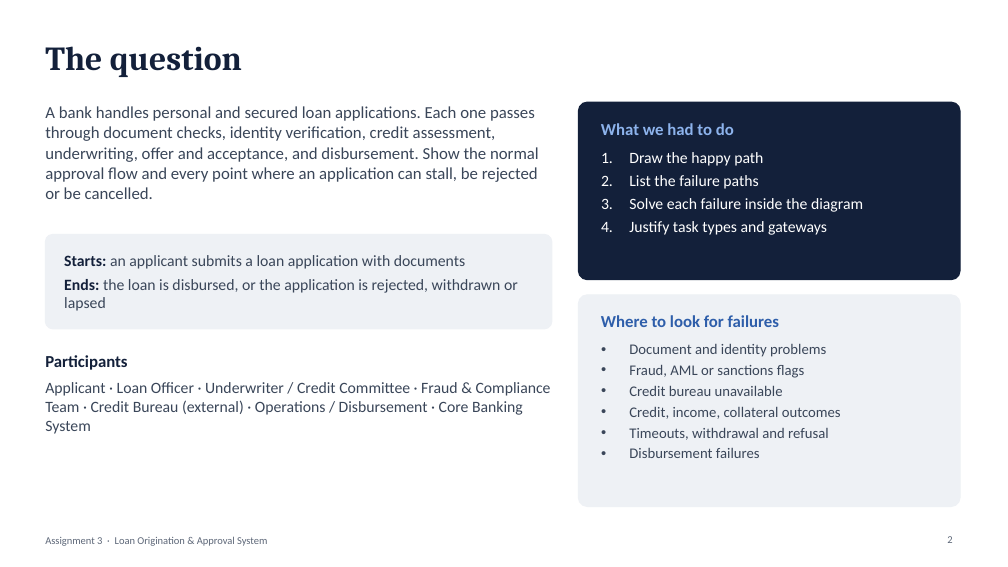
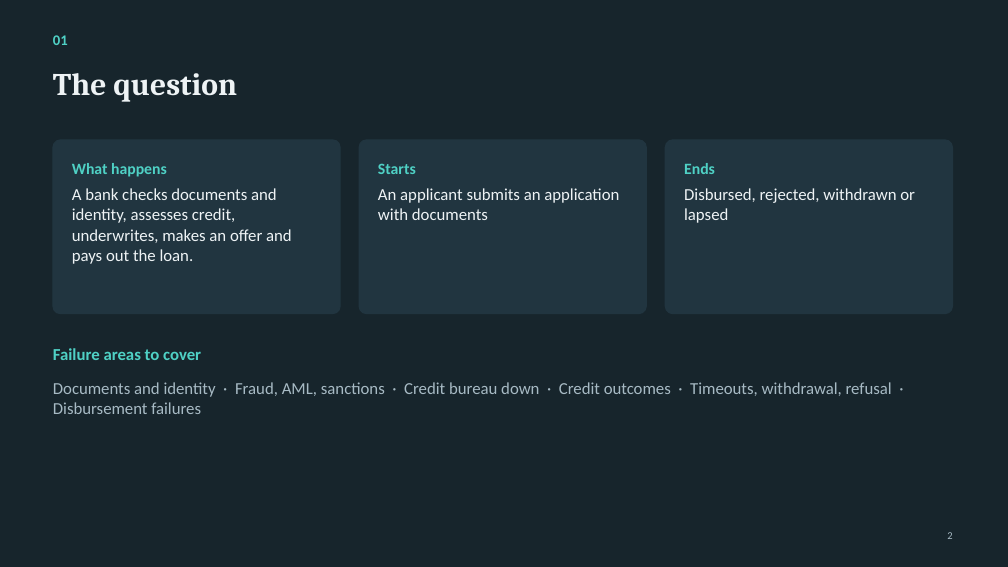
Before and after one commit to NoThisIsVIN/WFA_Assignment, a slide deck: slide 2 of Assignment3_Loan/Loan_Presentation.pptx. Drawn at 1008x567 pixels with LibreOffice and Linux fonts; fonts in the diff are those of the drawing. Boxes give left, top, right and bottom in pixels: in the first picture for what was removed or moved away, otherwise in the second. Text is boxed around its words. In the diff, an @@ line names an element or a change of style, - is before the commit and + after.

```diff
--- a/Assignment3_Loan/Loan_Presentation.pptx
+++ b/Assignment3_Loan/Loan_Presentation.pptx
@@ background #FFFFFF to #17252C @@
@@ title "The question": place and size @@
-title "The question" at (45,46,242,77)
+title "The question" at (53,73,237,102)
@@ title "The question" at (53,73,237,102): size 32 to 30 pt, text colour #13203A to #EEF3F5 @@
@@ text added at (53,35,68,45), 14 pt, text #4FD1C5, bold @@
+01
@@ text removed at (45,106,539,199) @@
-A bank handles personal and secured loan applications. Each one passes through document checks, identity verification, credit assessment, underwriting, offer and acceptance, and disbursement. Show the normal approval flow and every point where an application can stall, be rejected or be cancelled.
@@ rounded rectangle: place and size @@
-rounded rectangle at (45,234,552,329)
+rounded rectangle at (53,140,340,314)
@@ rounded rectangle at (53,140,340,314): fill #EEF1F5 to #213540; outline #EEF1F5 1 pt to #213540 1 pt; proportions changed @@
@@ rounded rectangle added at (359,140,647,314), fill #213540, outline #213540 1 pt @@
@@ text removed at (601,123,734,135) @@
-What we had to do
@@ rounded rectangle: place and size @@
-rounded rectangle at (578,102,960,280)
+rounded rectangle at (665,140,953,314)
@@ rounded rectangle at (665,140,953,314): fill #13203A to #213540; outline #13203A 1 pt to #213540 1 pt; proportions changed @@
@@ text at (72,163,292,264): text changed; size 15 to 16 pt; text colour #3A4659 to #EEF3F5 @@
-Starts: an applicant submits a loan application with documents
-Ends: the loan is disbursed, or the application is rejected, withdrawn or lapsed
+What happens
+A bank checks documents and identity, assesses credit, underwrites, makes an offer and pays out the loan.
@@ text "What happens" at (72,163,292,264): vertical alignment middle to top @@
@@ text added at (378,163,619,220), 16 pt, text #EEF3F5 @@
+Starts
+An applicant submits an application with documents
@@ text added at (684,163,915,223), 16 pt, text #EEF3F5 @@
+Ends
+Disbursed, rejected, withdrawn or lapsed
@@ rounded rectangle removed at (578,295,960,507) @@
@@ text removed at (601,315,779,327) @@
-Where to look for failures
@@ text removed at (45,355,127,370) @@
-Participants
@@ text at (53,348,201,360): text changed; size 15 to 16 pt; text colour #FFFFFF to #4FD1C5; bold on @@
-1. Draw the happy path
-2. List the failure paths
-3. Solve each failure inside the diagram
-4. Justify task types and gateways
+Failure areas to cover
@@ text removed at (45,382,551,434) @@
-Applicant · Loan Officer · Underwriter / Credit Committee · Fraud & Compliance Team · Credit Bureau (external) · Operations / Disbursement · Core Banking System
@@ text at (53,382,892,414): text changed; size 14 to 16 pt; text colour #3A4659 to #A7BAC4 @@
-• Document and identity problems
-• Fraud, AML or sanctions flags
-• Credit bureau unavailable
-• Credit, income, collateral outcomes
-• Timeouts, withdrawal and refusal
-• Disbursement failures
+Documents and identity · Fraud, AML, sanctions · Credit bureau down · Credit outcomes · Timeouts, withdrawal, refusal · Disbursement failures
@@ text removed at (45,536,267,546) @@
-Assignment 3 · Loan Origination & Approval System
@@ page number at (947,532,952,539): text colour #5D6778 to #A7BAC4 @@
```
Also in this commit, not shown: 6 other slides changed, 2 slides added, 2 slides removed, 2 other files.
